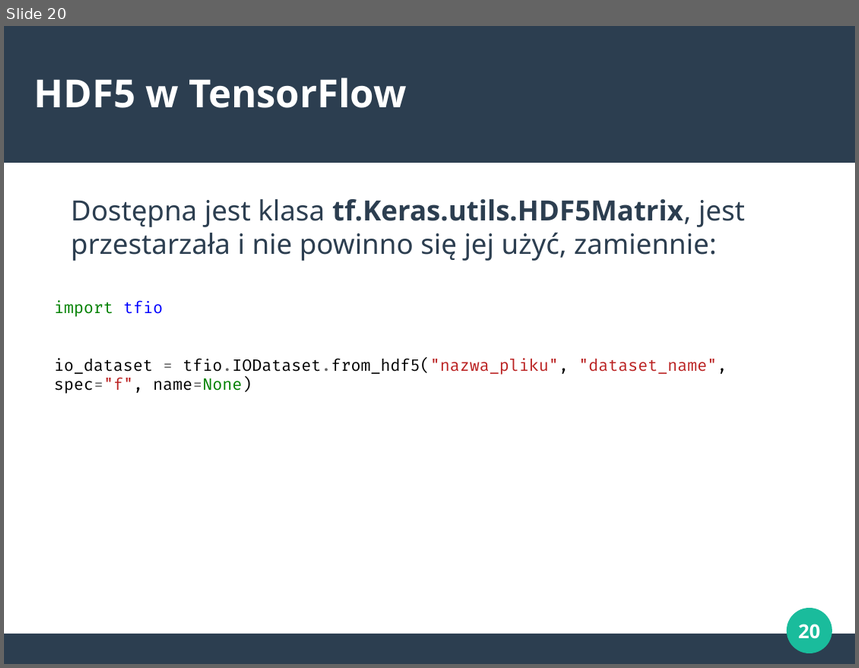
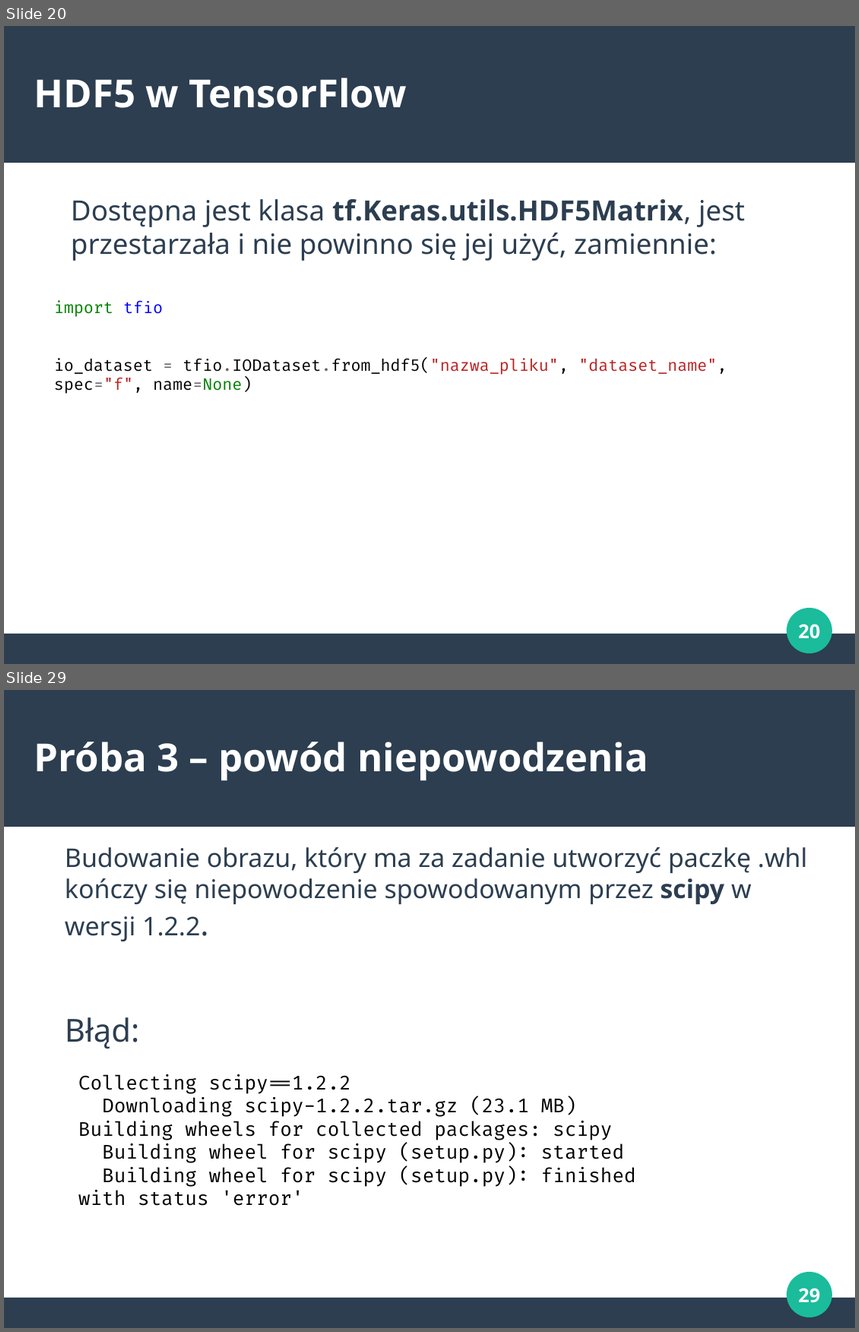
Before and after one commit to marcinbedcyc/seminarium, a slide deck: prezentacje/hdf5.odp. Shown one above the other, each under a label of ours: slide 20 before the commit, slides 20 and 29 after it; the slides between them are not shown. The pictures are 859x668 and 859x1332 pixels, drawn with LibreOffice and Linux fonts; fonts in the diff are those of the drawing. Boxes give left, top, right and bottom in pixels: in the first picture for what was removed or moved away, otherwise in the second. Text is boxed around its words. In the diff, an @@ line names an element or a change of style, - is before the commit and + after.

```diff
--- a/prezentacje/hdf5.odp
+++ b/prezentacje/hdf5.odp
@@ slide 29 added at (4,690,855,1328), background #FFFFFF; not listed: 3 template elements that a slide beside it also shows @@
@@ title added at (34,742,648,780), 36 pt, text #FFFFFF, bold @@
+Próba 3 – powód niepowodzenia
@@ text added at (65,847,807,1049), 24.1 pt, text #2C3E50 @@
+Budowanie obrazu, który ma za zadanie utworzyć paczkę .whl kończy się niepowodzenie spowodowanym przez scipy w wersji 1.2.2.
+Błąd:
@@ text added at (78,1075,636,1206), 18 pt, text #000000 @@
+Collecting scipy==1.2.2
+Downloading scipy-1.2.2.tar.gz (23.1 MB)
+Building wheels for collected packages: scipy
+Building wheel for scipy (setup.py): started
+Building wheel for scipy (setup.py): finished with status 'error'
@@ page number added at (798,1288,820,1303), 18 pt, text #FFFFFF, bold @@
+29
```
Also in this commit, not shown: 10 other slides added, 1 other file.
